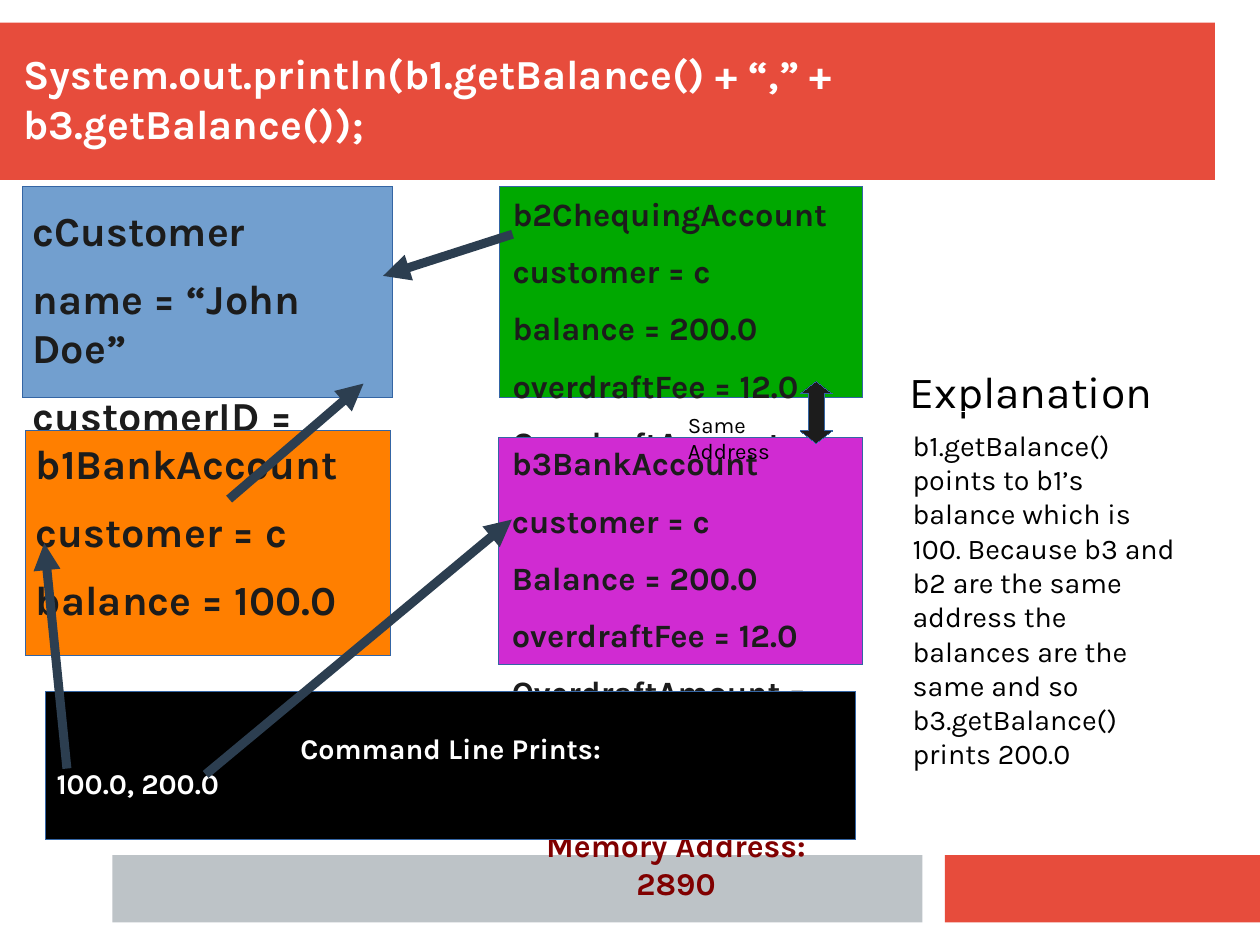
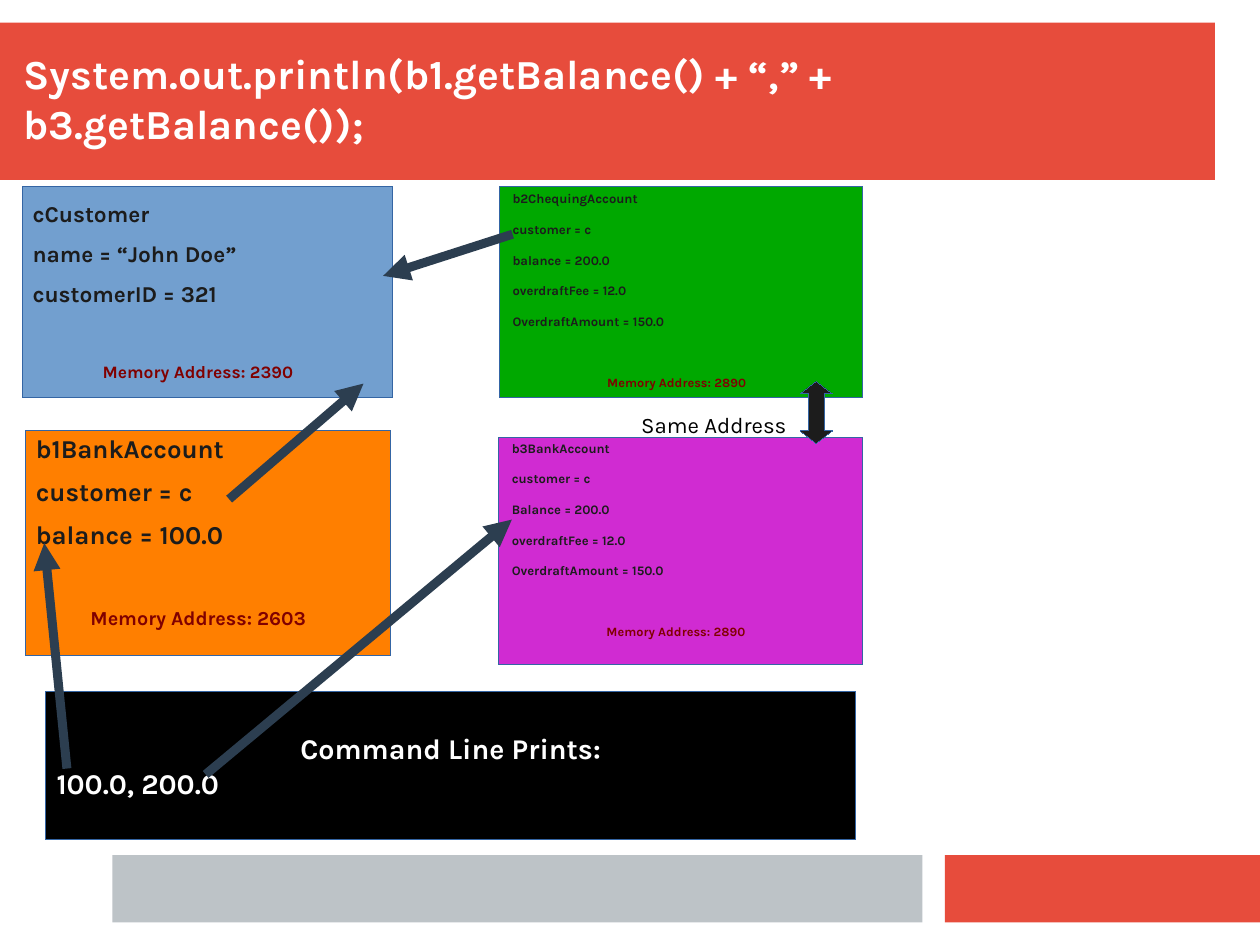
Before and after one commit to CPSC-233-Group-2018/Assignments, a slide deck: slide 7 of Assignment 6/AS6 Trace.pptx. Drawn at 1260x945 pixels with LibreOffice and Linux fonts; fonts in the diff are those of the drawing. Boxes give left, top, right and bottom in pixels: in the first picture for what was removed or moved away, otherwise in the second. Text is boxed around its words. In the diff, an @@ line names an element or a change of style, - is before the commit and + after.

```diff
--- a/Assignment 6/AS6 Trace.pptx
+++ b/Assignment 6/AS6 Trace.pptx
@@ text "cCustomer" at (x1=33, y1=207, x2=293, y2=383): size 26 to 14.3 pt in "cCustomer", "name = “John Doe”", "customerID = 321"; size 20 to 11 pt in "Memory Address: 2390"; line spacing 1 to 0.8 @@
@@ text "b2ChequingAccount" at (x1=513, y1=194, x2=746, y2=390): size 20.5 to 8.2 pt in "b2ChequingAccount", "customer = c", "balance = 200.0", "overdraftFee = 12.0" and 1 more places; size 20 to 8 pt in "Memory Address: 2890"; line spacing 1 to 0.8 @@
@@ text removed at (x1=910, y1=377, x2=1153, y2=419) @@
-Explanation
@@ text "Same Address" rewrapped from (x1=688, y1=418, x2=770, y2=466) to (x1=641, y1=418, x2=786, y2=439) @@
@@ text "b1BankAccount" at (x1=36, y1=440, x2=306, y2=630): size 26 to 16.2 pt in "b1BankAccount", "customer = c", "balance = 100.0"; size 20 to 12.5 pt in "Memory Address: 2603"; line spacing 1 to 0.8 @@
@@ text "b3BankAccount" at (x1=512, y1=444, x2=746, y2=639): size 20.5 to 8.2 pt in "b3BankAccount", "customer = c", "Balance = 200.0", "overdraftFee = 12.0" and 1 more places; size 20 to 8 pt in "Memory Address: 2890"; line spacing 1 to 0.8 @@
@@ text removed at (x1=913, y1=435, x2=1175, y2=771) @@
-b1.getBalance() points to b1’s balance which is 100. Because b3 and b2 are the same address the balances are the same and so b3.getBalance() prints 200.0
```
Also in this commit, not shown: 6 other slides changed, 7 slides added.
